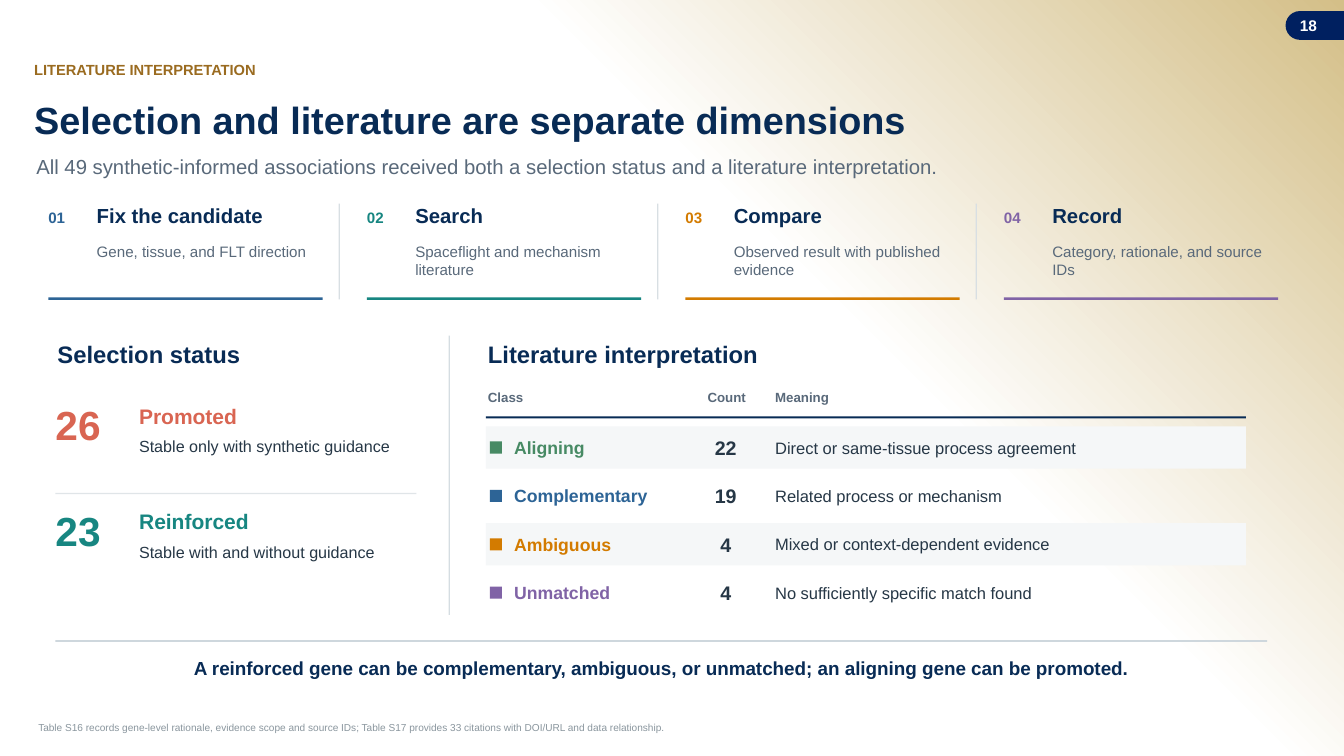
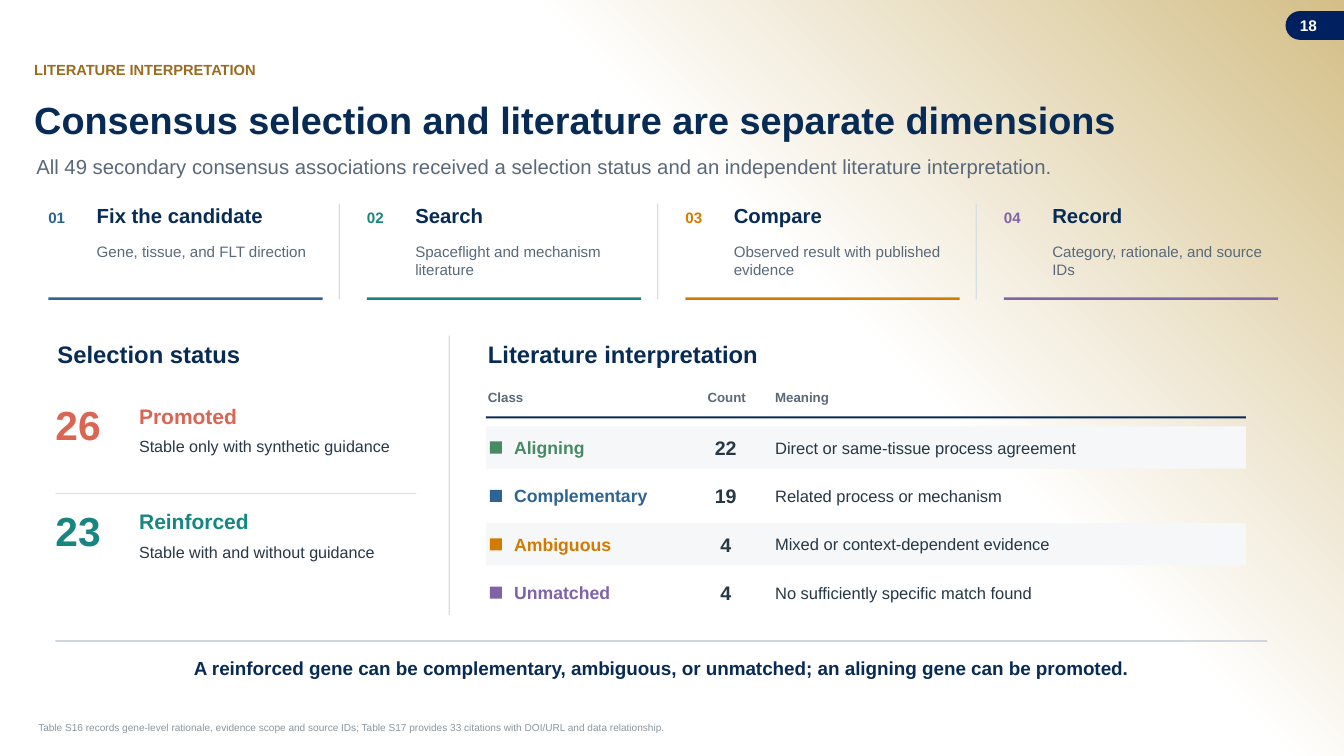
Before and after one commit to jasont314/nasa-mouse, a slide deck: slide 18 of presentation/SLSTP_2026_Generative_Transcriptomics.pptx. Drawn at 1344x756 pixels with LibreOffice and Linux fonts; fonts in the diff are those of the drawing; background and template pictures are left out. Boxes give left, top, right and bottom in pixels: in the first picture for what was removed or moved away, otherwise in the second. Text is boxed around its words. In the diff, an @@ line names an element or a change of style, - is before the commit and + after.

```diff
--- a/presentation/SLSTP_2026_Generative_Transcriptomics.pptx
+++ b/presentation/SLSTP_2026_Generative_Transcriptomics.pptx
@@ text at (x1=34, y1=106, x2=1116, y2=141): text changed @@
-Selection and literature are separate dimensions
+Consensus selection and literature are separate dimensions
@@ text at (x1=36, y1=159, x2=1051, y2=178): text changed @@
-All 49 synthetic-informed associations received both a selection status and a literature interpretation.
+All 49 secondary consensus associations received a selection status and an independent literature interpretation.
```
Also in this commit, not shown: 9 other slides changed, 2 slides added, 2 slides removed, 2 other files.
